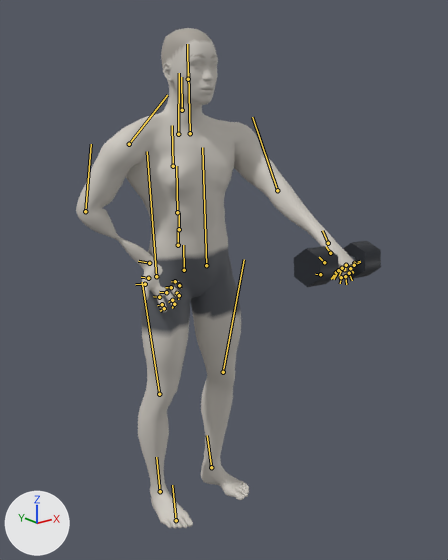
One commit to the glTF model exports/single-arm-dumbbell-front-raise.glb: the scene before it, then after it.
Camera for both pictures: a 50 mm camera at (-1.255, -1.815, 1.621) aimed at (0.022, -0.218, 0.983). Every picture has the same lights, and +X, +Y and +Z are marked at lower left. The picture after the commit comes second. Both versions are drawn at frame 34 of the action 'single-arm-dumbbell-front-raise_left'; the numbers are the values there. The bones that change, and the others that lie on the model, are drawn over the model as lines.
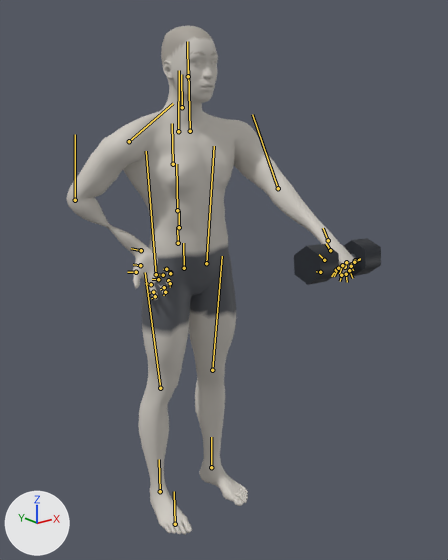
ob_dbr_left is not drawn itself; it is the parent of ob_mesh_1, ob_mesh_2, ob_mesh_3.

What differs and where, as boxes [x1, y1, x2, y2] in the pictures (448 x 560 px):
```json
{"object": "Mesh_0", "change": "posed", "before": [76, 28, 356, 529], "after": [66, 25, 356, 535]}
{"object": "Mesh_2", "change": "posed", "before": [294, 246, 339, 287], "after": [294, 244, 339, 285]}
{"object": "Mesh_3", "change": "posed", "before": [343, 241, 381, 279], "after": [344, 238, 381, 276]}
{"object": "Mesh_1", "change": "posed", "before": [350, 256, 356, 262], "after": [351, 254, 356, 259], "on screen": "mostly hidden"}
{"bone": "pelvis", "before": "(184, 270) to (183, 245)", "after": "(184, 268) to (183, 243)"}
{"bone": "upperarm_r", "before": "(129, 144) to (167, 95)", "after": "(129, 141) to (173, 103)"}
{"bone": "lowerarm_r", "before": "(85, 211) to (91, 144)", "after": "(75, 200) to (75, 134)"}
{"bone": "thigh_l", "before": "(206, 265) to (202, 147)", "after": "(206, 263) to (214, 146)"}
{"bone": "calf_l", "before": "(223, 372) to (244, 259)", "after": "(212, 370) to (222, 256)"}
{"bone": "foot_l", "before": "(211, 467) to (207, 435)", "after": "(211, 467) to (211, 437)"}
{"bone": "thigh_r", "before": "(156, 276) to (147, 151)", "after": "(156, 274) to (146, 151)"}
{"bone": "calf_r", "before": "(159, 394) to (142, 282)", "after": "(160, 388) to (145, 272)"}
{"bone": "foot_r", "before": "(160, 491) to (156, 457)", "after": "(160, 491) to (159, 459)"}
```

The change, as JSON lines over the scene's bpy script:
```json
{"block": "bone_pelvis", "where": "bone_pelvis = bpy.data.objects['Body'].pose.bones['pelvis']  # child of 'Root'"}
{"op": "set", "path": "bone_pelvis.location", "old": "(0.008, -0.002, 0.0)", "new": "(0.008, 0.005, 0.0)"}
{"block": "bone_upperarm_r", "where": "bone_upperarm_r = bpy.data.objects['Body'].pose.bones['upperarm_r']  # child of 'clavicle_r'"}
{"op": "set", "path": "bone_upperarm_r.rotation_quaternion", "old": "(0.815, 0.19, 0.354, -0.416)", "new": "(0.8, 0.178, 0.305, -0.485)", "note": "degrees (1, 47, -53) -> degrees (-1, 41, -63)"}
{"block": "bone_lowerarm_r", "where": "bone_lowerarm_r = bpy.data.objects['Body'].pose.bones['lowerarm_r']  # child of 'upperarm_r'"}
{"op": "set", "path": "bone_lowerarm_r.rotation_quaternion", "old": "(0.941, -0.123, 0.269, 0.162)", "new": "(0.91, -0.131, 0.316, 0.233)", "note": "degrees (-10, 33, 17) -> degrees (-7, 40, 26)"}
{"block": "bone_thigh_l", "where": "bone_thigh_l = bpy.data.objects['Body'].pose.bones['thigh_l']  # child of 'pelvis'"}
{"op": "set", "path": "bone_thigh_l.rotation_quaternion", "old": "(0.997, -0.007, 0.067, 0.027)", "new": "(0.997, -0.034, 0.069, -0.014)", "note": "degrees (-1, 8, 3) -> degrees (-4, 8, -2)"}
{"block": "bone_calf_l", "where": "bone_calf_l = bpy.data.objects['Body'].pose.bones['calf_l']  # child of 'thigh_l'"}
{"op": "set", "path": "bone_calf_l.rotation_quaternion", "old": "(0.995, -0.066, 0.011, -0.074)", "new": "(1.0, -0.017, 0.002, 0.009)", "note": "degrees (-8, 1, -9) -> degrees (-2, 0, 1)"}
{"block": "bone_foot_l", "where": "bone_foot_l = bpy.data.objects['Body'].pose.bones['foot_l']  # child of 'calf_l'"}
{"op": "set", "path": "bone_foot_l.rotation_quaternion", "old": "(0.988, 0.076, -0.028, 0.128)", "new": "(0.999, 0.051, -0.017, 0.006)", "note": "degrees (8, -4, 14) -> degrees (6, -2, 1)"}
{"block": "bone_thigh_r", "where": "bone_thigh_r = bpy.data.objects['Body'].pose.bones['thigh_r']  # child of 'pelvis'"}
{"op": "set", "path": "bone_thigh_r.rotation_quaternion", "old": "(0.997, 0.007, -0.067, 0.027)", "new": "(0.997, 0.034, -0.069, -0.014)", "note": "degrees (1, -8, 3) -> degrees (4, -8, -2)"}
{"block": "bone_calf_r", "where": "bone_calf_r = bpy.data.objects['Body'].pose.bones['calf_r']  # child of 'thigh_r'"}
{"op": "set", "path": "bone_calf_r.rotation_quaternion", "old": "(0.995, 0.066, -0.011, -0.074)", "new": "(1.0, 0.017, -0.002, 0.009)", "note": "degrees (8, -1, -9) -> degrees (2, 0, 1)"}
{"block": "bone_foot_r", "where": "bone_foot_r = bpy.data.objects['Body'].pose.bones['foot_r']  # child of 'calf_r'"}
{"op": "set", "path": "bone_foot_r.rotation_quaternion", "old": "(0.988, -0.076, 0.028, 0.128)", "new": "(0.999, -0.051, 0.017, 0.006)", "note": "degrees (-8, 4, 14) -> degrees (-6, 2, 1)"}
```
